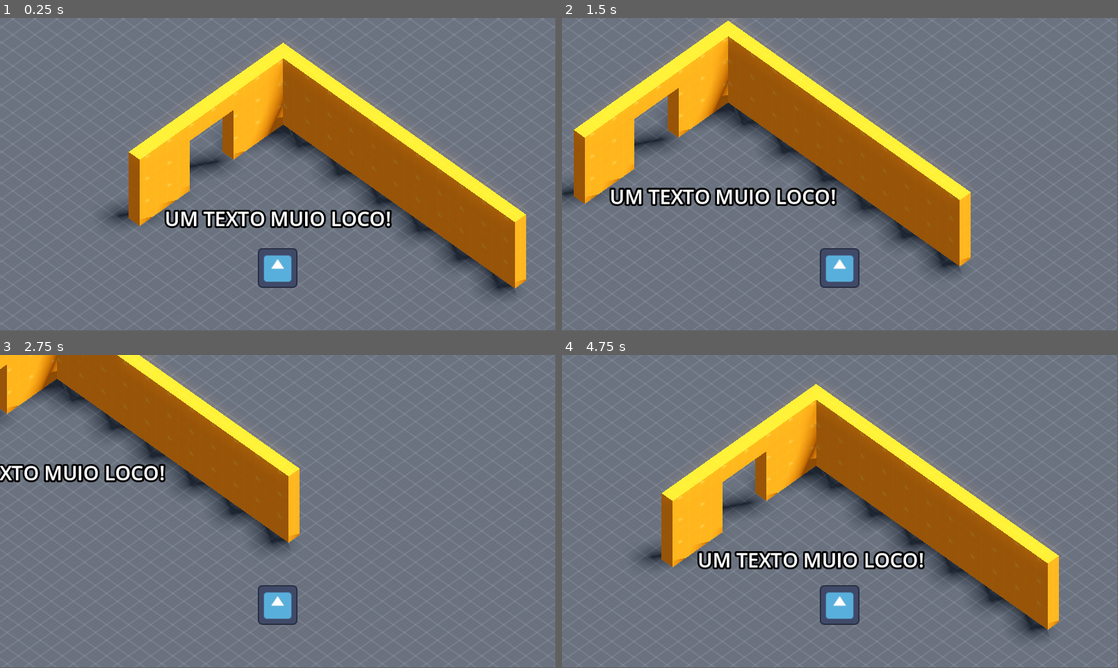
Above: before the commit, frames 1-4 (two rows, left to right).
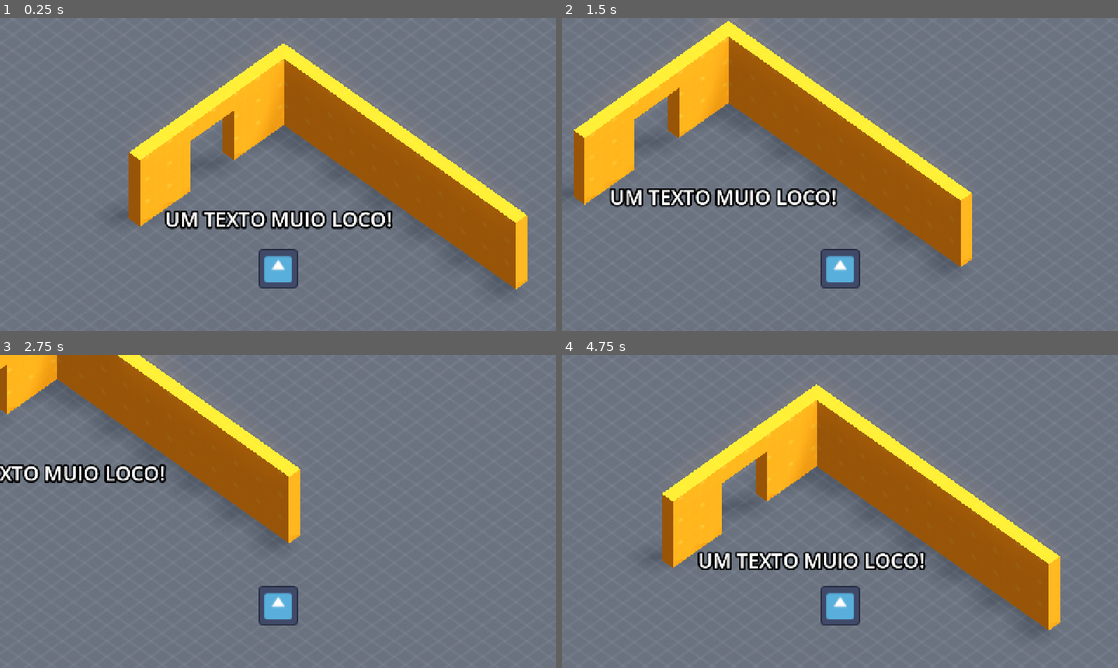
Above: after the commit, the same moments.

Repository: shinspiegel/unnamed-game-development-number-5
Game: Godot game, scene res://main.tscn
Two runs of this game, one before a commit and one after it. Both use one fixed random seed, a clock stepped at 60 frames per second and the inputs below. The engine's default icon, where the game draws it, is replaced by a stand-in: a white triangle on a blue panel in a dark square.
Inputs:
- Up to frame 1 (0.25 s): no input
- Up to frame 2 (1.5 s): tap Enter (ui_accept) at 0.5, 0.77 s; hold Right (ui_right) 0.53-1.28 s; hold Down (ui_down) from 1.28 s (still down)
- Up to frame 3 (2.75 s): tap Enter (ui_accept) at 1.52 s; release Down (ui_down) at 2.03 s; hold Right (ui_right) from 2.03 s (still down)
- Up to frame 4 (4.75 s): release Right (ui_right) at 2.78 s; hold Up (ui_up) 2.78-3.53 s; tap Enter (ui_accept) at 3.02, 3.77, 4.52 s; hold Left (ui_left) from 3.53 s (still down)
In our replay, the window is 799x449 before the commit and 800x450 after it. These sizes can differ from the game's own. Grey fills any space a smaller window leaves; there, only what the larger window draws over its background counts as a difference.

The runs differ from the first frame. In frame 1, 4.1% of the frame differs, in the area x 19-95%, y 7-88%; in frame 2, 3.9%; in frame 3, 2.8%; in frame 4, 4.1%, in the area x 14-90%, y 9-90%.

Commit message:
Fixing screen size

Diff:
--- a/main.tscn
+++ b/main.tscn
@@ -30,6 +30,9 @@
 [node name="DirectionalLight3D" type="DirectionalLight3D" parent="."]
 transform = Transform3D(-0.866025, -0.433013, 0.25, 0, 0.5, 0.866025, -0.5, 0.75, -0.433013, 2.08165e-12, 120, 2.08165e-12)
 shadow_enabled = true
+shadow_opacity = 0.5
+shadow_blur = 0.3
+directional_shadow_fade_start = 0.6
 
 [node name="Scenario" type="Node3D" parent="."]
 
--- a/project.godot
+++ b/project.godot
@@ -15,6 +15,14 @@
 config/features=PackedStringArray("4.0", "Forward Plus")
 config/icon="res://icon.svg"
 
+[display]
+
+window/size/viewport_width=480
+window/size/viewport_height=270
+window/size/window_width_override=1920
+window/size/window_height_override=1080
+window/stretch/mode="viewport"
+
 [dotnet]
 
 project/assembly_name="project_c_sharp"
